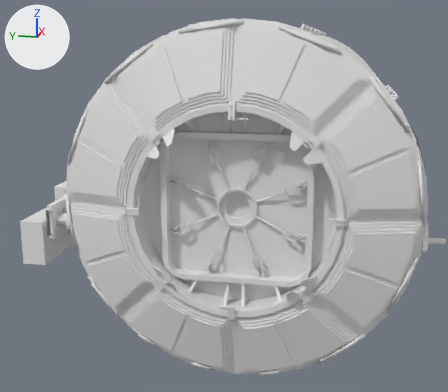
An edit to the Blender file Mesh/iss_destiny.blend, drawn before and after from the same camera.
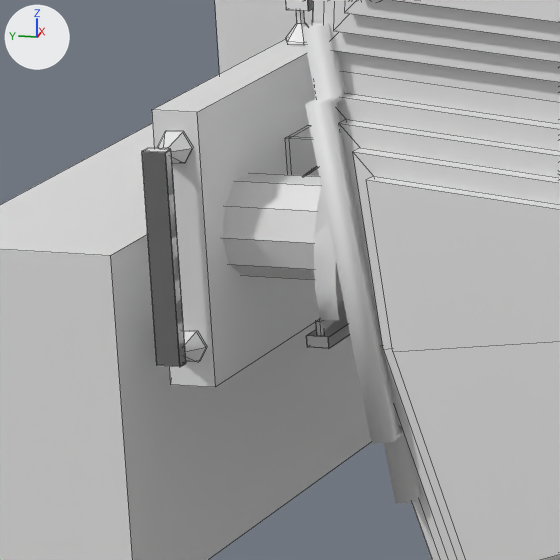
There are two pictures of each version: one whole from a 50 mm lens placed at (-7.55, -0.79, 1.45), pointed at (-1.65, 0.39, -0.02), one close up on the part from 6% to 21% of the width and 49% to 66% of the height. The lights are fixed; the arrows at upper left show +X, +Y and +Z. The close-ups show mesh edges as thin lines.

Names of what the first close-up shows: 'Destiny', 'ESP1', 'handles.001'.
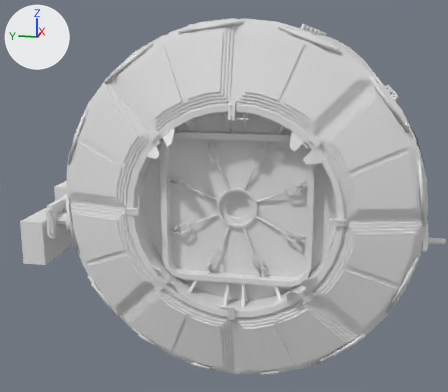
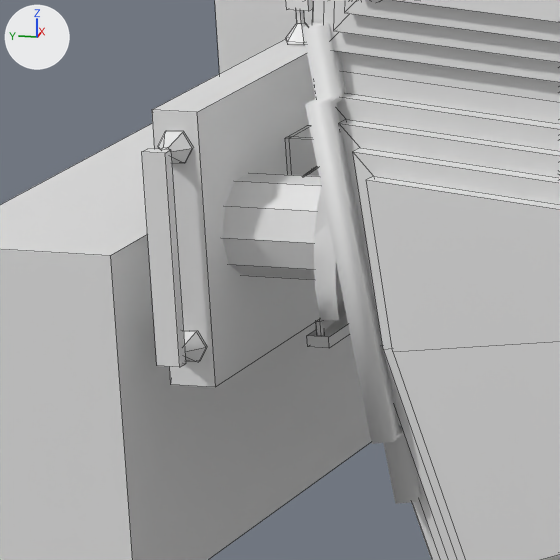
Where the change shows, as pixel boxes (x1, y1, x2, y2) in the close-ups (560 x 560 px):
part 1 of me_esp1, deleted
    before: (142, 0, 350, 366)

Edits to the bpy script that builds the scene:
```text
Change me_esp1:
    used by ob_esp1; location = (-2.045, 1.702, -0.062); rotation_euler = (-3.142, 0.0, 0.0), in degrees (-180, 0, 0); scale = (0.177, 0.177, 0.177)
    remove me_esp1.from_pydata(...)  # 1232 vertices, 1005 faces, 2 loose edges; spans x -4.23..5.04, y -2.33..0.83, z -1.15..2.21
    add me_esp1.from_pydata(...)  # 1158 vertices, 951 faces; spans x -4.23..5.04, y -2.33..0.83, z -1.15..2.21
    me_esp1 part 1: 9 loose pieces with 72 vertices, spanning x -4.23..4.22, y -0.12..0.03, z -1.15..1.08, are deleted
```
